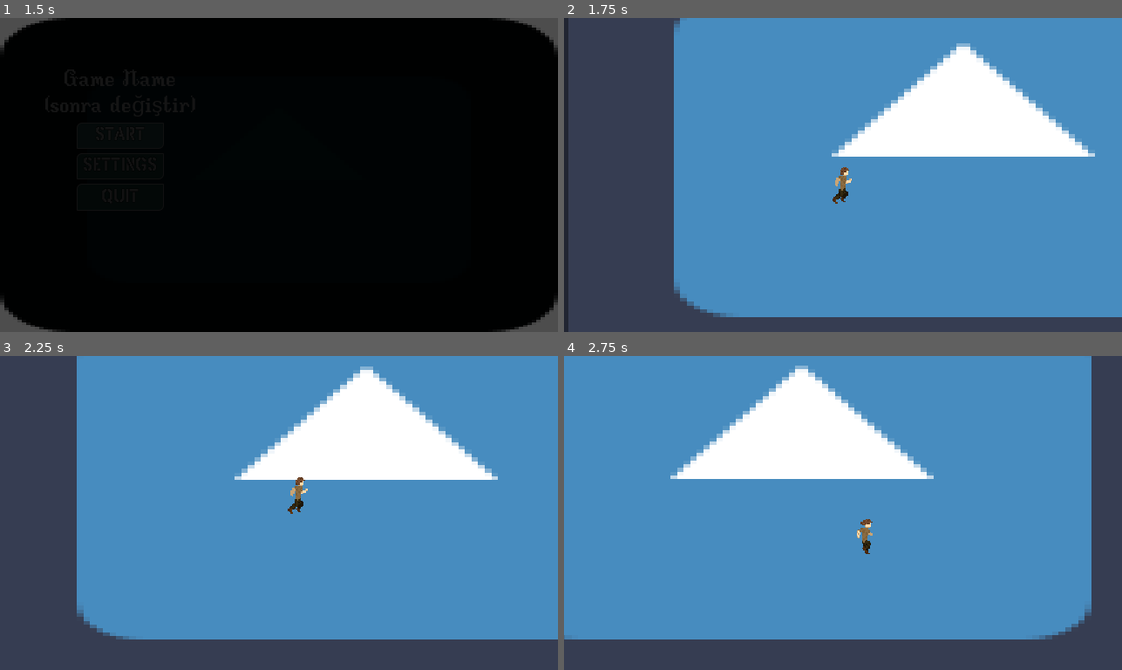
Above: before the commit, frames 1-4 (two rows, left to right).
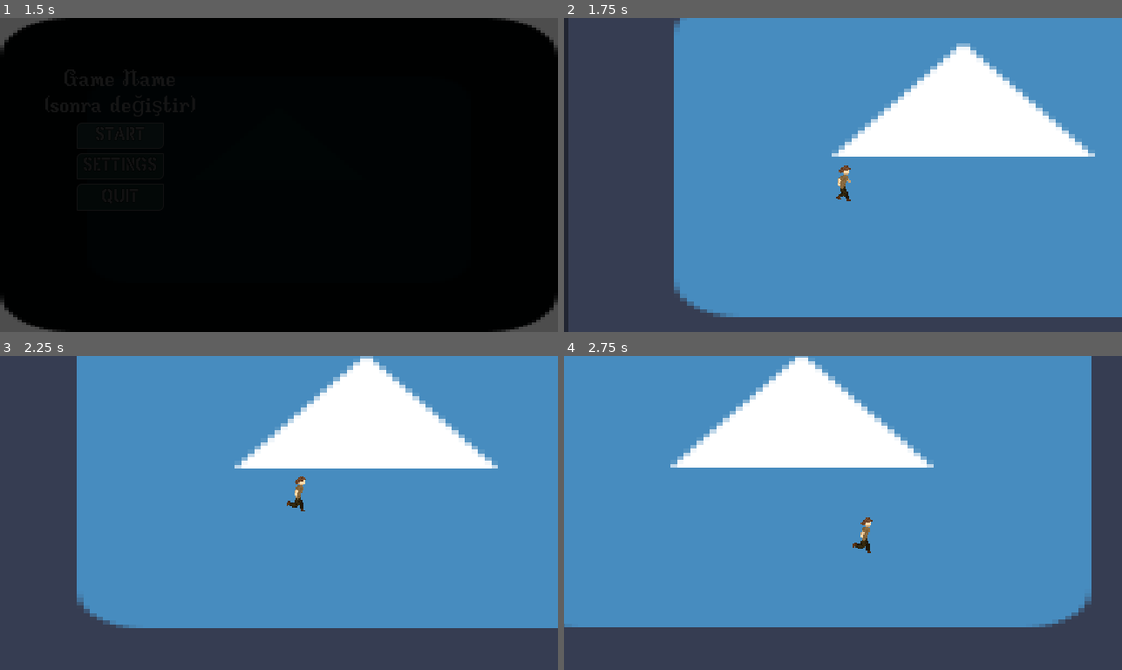
Above: after the commit, the same moments.

Repository: Buraka12/Die-For-Cookie
Game: Godot game, scene res://Scenes/main_menu.tscn
The game is run twice, just before and just after one commit, with the same random seed, the same clock (stepped at 60 frames per second) and the same inputs. The engine's default icon, where the game draws it, is replaced by a stand-in: a white triangle on a blue panel in a dark square.
Inputs:
- Up to frame 1 (1.5 s): click "Start" at 0.5 s; click "Start" at 1.25 s
- Up to frame 2 (1.75 s): no input
- Up to frame 3 (2.25 s): hold D (right) from 2.03 s (still down); tap Space (jump) at 2.1 s
- Up to frame 4 (2.75 s): keep holding D (right); tap Space (jump) at 2.27, 2.57 s

Frame 1 is identical in both runs. In frame 2, 0.1% of the frame differs, in the area x 48-52%, y 46-60%; in frame 3, 7.2%; in frame 4, 7.7%, in the area x 0-95%, y 0-91%.

Commit message:
Player Fall&Jump

Diff:
--- a/Scenes/main_area.tscn
+++ b/Scenes/main_area.tscn
@@ -70,7 +70,7 @@
 theme_override_styles/panel = SubResource("StyleBoxFlat_gtuag")
 
 [node name="StaticBody2D" type="StaticBody2D" parent="."]
+position = Vector2(340, 252)
 
 [node name="CollisionShape2D" type="CollisionShape2D" parent="StaticBody2D"]
-position = Vector2(291, 243)
-shape = SubResource("WorldBoundaryShape2D_3kv6u")
+shape = SubResource("WorldBoundaryShape2D_lk13i")
--- a/Scenes/player.tscn
+++ b/Scenes/player.tscn
@@ -3,6 +3,22 @@
 [ext_resource type="Script" path="res://Scripts/player.gd" id="1_3y4p7"]
 [ext_resource type="Texture2D" uid="uid://cpu8t276rxtw7" path="res://Assets/Player/player-Sheet.png" id="1_dxe1q"]
 
+[sub_resource type="AtlasTexture" id="AtlasTexture_djwwi"]
+atlas = ExtResource("1_dxe1q")
+region = Rect2(0, 320, 64, 64)
+
+[sub_resource type="AtlasTexture" id="AtlasTexture_ptcoc"]
+atlas = ExtResource("1_dxe1q")
+region = Rect2(64, 320, 64, 64)
+
+[sub_resource type="AtlasTexture" id="AtlasTexture_jy7pr"]
+atlas = ExtResource("1_dxe1q")
+region = Rect2(128, 320, 64, 64)
+
+[sub_resource type="AtlasTexture" id="AtlasTexture_aexu3"]
+atlas = ExtResource("1_dxe1q")
+region = Rect2(192, 320, 64, 64)
+
 [sub_resource type="AtlasTexture" id="AtlasTexture_265u6"]
 atlas = ExtResource("1_dxe1q")
 region = Rect2(0, 0, 64, 64)
@@ -46,22 +62,6 @@
 [sub_resource type="AtlasTexture" id="AtlasTexture_asccm"]
 atlas = ExtResource("1_dxe1q")
 region = Rect2(384, 256, 64, 64)
-
-[sub_resource type="AtlasTexture" id="AtlasTexture_oj0el"]
-atlas = ExtResource("1_dxe1q")
-region = Rect2(0, 320, 64, 64)
-
-[sub_resource type="AtlasTexture" id="AtlasTexture_cjs64"]
-atlas = ExtResource("1_dxe1q")
-region = Rect2(64, 320, 64, 64)
-
-[sub_resource type="AtlasTexture" id="AtlasTexture_d506o"]
-atlas = ExtResource("1_dxe1q")
-region = Rect2(128, 320, 64, 64)
-
-[sub_resource type="AtlasTexture" id="AtlasTexture_wk7t2"]
-atlas = ExtResource("1_dxe1q")
-region = Rect2(192, 320, 64, 64)
 
 [sub_resource type="AtlasTexture" id="AtlasTexture_j2ylm"]
 atlas = ExtResource("1_dxe1q")
@@ -161,6 +161,23 @@
 
 [sub_resource type="SpriteFrames" id="SpriteFrames_cwv63"]
 animations = [{
+"frames": [{
+"duration": 1.0,
+"texture": SubResource("AtlasTexture_djwwi")
+}, {
+"duration": 1.0,
+"texture": SubResource("AtlasTexture_ptcoc")
+}, {
+"duration": 1.0,
+"texture": SubResource("AtlasTexture_jy7pr")
+}, {
+"duration": 1.0,
+"texture": SubResource("AtlasTexture_aexu3")
+}],
+"loop": false,
+"name": &"fall",
+"speed": 8.0
+}, {
 "frames": [{
 "duration": 1.0,
 "texture": SubResource("AtlasTexture_265u6")
@@ -199,22 +216,10 @@
 }, {
 "duration": 1.0,
 "texture": SubResource("AtlasTexture_asccm")
-}, {
-"duration": 1.0,
-"texture": SubResource("AtlasTexture_oj0el")
-}, {
-"duration": 1.0,
-"texture": SubResource("AtlasTexture_cjs64")
-}, {
-"duration": 1.0,
-"texture": SubResource("AtlasTexture_d506o")
-}, {
-"duration": 1.0,
-"texture": SubResource("AtlasTexture_wk7t2")
-}],
-"loop": true,
+}],
+"loop": false,
 "name": &"jump",
-"speed": 10.0
+"speed": 8.0
 }, {
 "frames": [{
 "duration": 1.0,
@@ -313,7 +318,7 @@
 
 [node name="AnimatedSprite2D" type="AnimatedSprite2D" parent="."]
 sprite_frames = SubResource("SpriteFrames_cwv63")
-animation = &"idle"
+animation = &"fall"
 
 [node name="CollisionShape2D" type="CollisionShape2D" parent="."]
 position = Vector2(0, 4)
--- a/Scripts/player.gd
+++ b/Scripts/player.gd
@@ -3,14 +3,21 @@
 const SPEED = 200
 const JUMP_VELOCITY = -300
 
+enum states {IDLE,RUN,FALL,PUSH}
+var current_state : states
+
 func _physics_process(delta: float) -> void:
 	# Add the gravity.
 	if not is_on_floor():
 		velocity += get_gravity() * delta
+		if current_state != states.FALL:
+			current_state = states.FALL
+			$AnimatedSprite2D.play("fall")
 
 	# Handle jump.
 	if Input.is_action_just_pressed("jump") and is_on_floor():
 		velocity.y = JUMP_VELOCITY
+		$AnimatedSprite2D.play("jump")
 
 	# Get the input direction and handle the movement/deceleration.
 	var direction := Input.get_axis("left", "right")
@@ -23,9 +30,11 @@
 
 	#moving
 	if direction:
+		current_state = states.RUN
 		velocity.x = direction * SPEED
 
-	elif not direction:
+	elif not direction and current_state != states.FALL:
+		current_state = states.IDLE
 		velocity.x = move_toward(velocity.x, 0, 12)
 
 
@@ -35,7 +44,6 @@
 			$AnimatedSprite2D.play("idle")
 		else:
 			$AnimatedSprite2D.play("move")
-	else:
-		$AnimatedSprite2D.play("jump")
+
 
 	move_and_slide()
Not shown: 1 places in Scenes/main_area.tscn that only renumber resources
